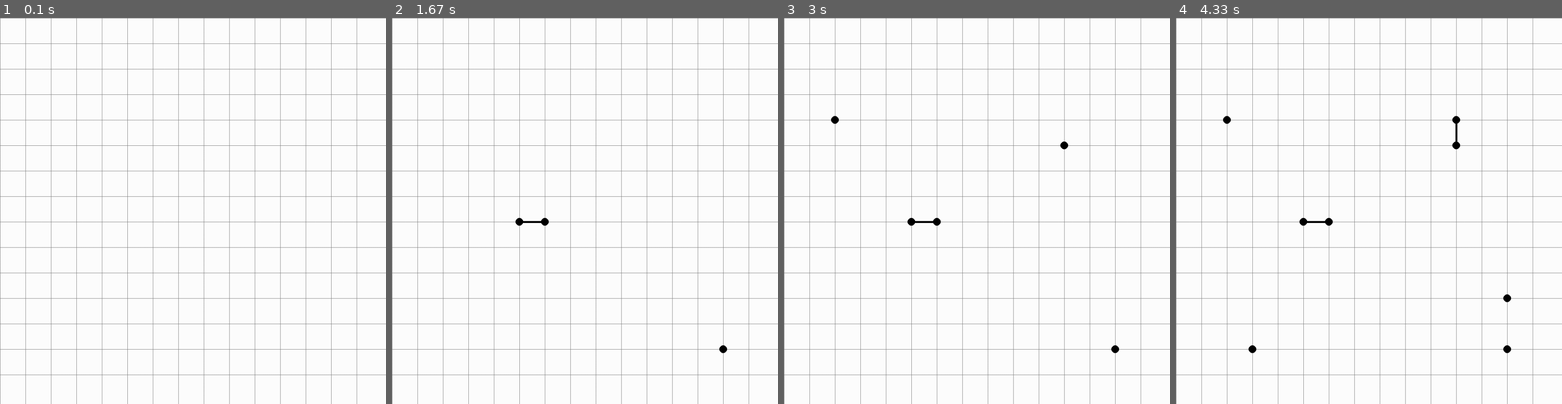
Above: before the commit, frames 1-4 (left to right).
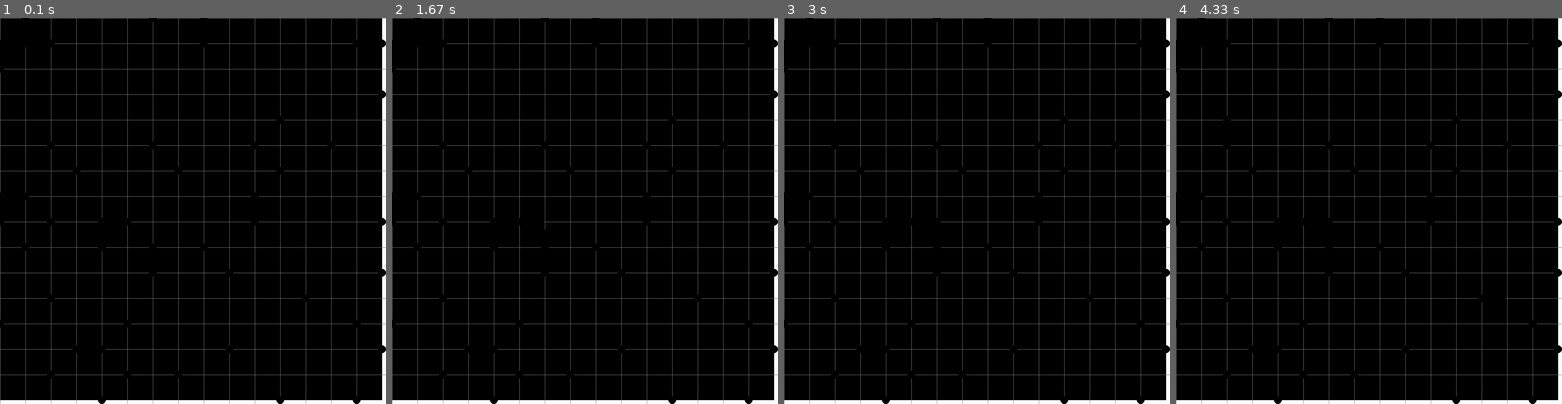
Above: after the commit, the same moments.

Repository: BrMaro/DotsAndBoxes-Game-with-Pygame
Game: pygame game, started from main.py
Two runs of this game, one before a commit and one after it. Both use one fixed random seed, a clock stepped at 60 frames per second and the inputs below.
Inputs (mouse positions are in pixels of both pictures, inside the frame that each line leads up to):
- Up to frame 1 (0.1 s): no input
- Up to frame 2 (1.67 s): press the mouse at (585, 238) at 0.37 s; move the mouse to (538, 226) at 0.47 s; release the mouse at (492, 214) at 0.6 s; press the mouse at (585, 238) at 0.7 s; move the mouse to (654, 292) at 0.8 s; release the mouse at (727, 346) at 0.93 s; press the mouse at (585, 238) at 1.03 s; move the mouse to (515, 218) at 1.13 s; release the mouse at (446, 199) at 1.27 s
- Up to frame 3 (3 s): click (830, 126) at 2.55 s; click (1058, 141) at 2.88 s
- Up to frame 4 (4.33 s): click (1453, 114) at 3.22 s; click (1507, 299) at 3.88 s; click (1253, 353) at 4.22 s

The runs differ from the first frame. In frame 1, 98% of the frame differs, in the area x 0-100%, y 0-100%; in frame 2, 98%; in frame 3, 98%; in frame 4, 98%.

Commit message:
adding random spawn corners and lines

Diff:
--- a/main.py
+++ b/main.py
@@ -1,9 +1,11 @@
 import pygame
+import random
 
 WIDTH = 1000
 WIN = pygame.display.set_mode((WIDTH, WIDTH))
 pygame.display.set_caption("Dot&Dot")
 FPS = 30
+
 
 RED = (255, 0, 0)
 GREEN = (0, 255, 0)
@@ -28,7 +30,7 @@
         self.col = col
         self.x = row * width
         self.y = col * width
-        self.color = WHITE  # Initialize with WHITE color
+        self.color = BLACK
         self.width = width
         self.total_rows = total_rows
         self.owner = None
@@ -103,7 +105,6 @@
 
 
 def draw(win, grid, rows, width, clicked_corners, highlighted_lines_arr, current_player):
-    print(current_player.name)
     win.fill(WHITE)
 
     for row in grid:
@@ -119,6 +120,32 @@
     for line, color in highlighted_lines_arr:
         start_pos, end_pos = line
         pygame.draw.line(win, color, start_pos, end_pos, 5)
+
+
+def spawn_random_corners(grid, num_corners):
+    clicked_corners = []
+    highlighted_lines_arr = []
+    all_corners = set()
+    for row in grid:
+        for box in row:
+            all_corners.update([
+                (box.x, box.y),
+                (box.x + box.width, box.y),
+                (box.x, box.y + box.width),
+                (box.x + box.width, box.y + box.width)
+            ])
+
+    # Convert the set to a sorted list before sampling
+    selected_corners = random.sample(sorted(all_corners), num_corners)
+    clicked_corners = [(corner, BLACK) for corner in selected_corners]
+    for i, (corner1, color1) in enumerate(clicked_corners):
+        for j, (corner2, color2) in enumerate(clicked_corners):
+            if i != j:
+                if (abs(corner1[0] - corner2[0]) == grid[0][0].width and corner1[1] == corner2[1]) or \
+                        (abs(corner1[1] - corner2[1]) == grid[0][0].width and corner1[0] == corner2[0]):
+                    # draw_animated_line(win, corner1, corner2, highlighted_lines_arr, BLACK)
+                    highlighted_lines_arr.append(((corner1, corner2), BLACK))
+    return clicked_corners, highlighted_lines_arr
 
 
 def draw_animated_line(win, start_pos, end_pos, highlighted_lines_arr, color, duration=2):
@@ -136,14 +163,12 @@
 
 def main(win, width):
     clock = pygame.time.Clock()
+    ROWS = 15
+    grid = make_grid(ROWS, width)
     players = [Player("Player 1", RED), Player("Player 2", TURQUOISE), Player("Player 3", GREEN)]
     current_player_index = 0
 
-    clicked_corners = []
-    highlighted_lines_arr = []
-
-    ROWS = 15
-    grid = make_grid(ROWS, width)
+    clicked_corners,highlighted_lines_arr = spawn_random_corners(grid, 50)
 
     running = True
 
@@ -159,12 +184,14 @@
             if pygame.mouse.get_pressed()[0] and not ((get_clicked_corner(grid), BLACK) in clicked_corners):
 
                 corner = get_clicked_corner(grid)
+                # draw line if corners are neighbouring each other
                 if corner and (corner, BLACK) not in clicked_corners:
                     for prev_corner, prev_color in clicked_corners:
                         if prev_corner and (
                                 (abs(prev_corner[0] - corner[0]) == grid[0][0].width and prev_corner[1] == corner[1]) or
                                 (abs(prev_corner[1] - corner[1]) == grid[0][0].width and prev_corner[0] == corner[0])):
                             draw_animated_line(win, prev_corner, corner, highlighted_lines_arr, BLACK)
+
                     clicked_corners.append((corner, BLACK))
 
                 for row in grid:
